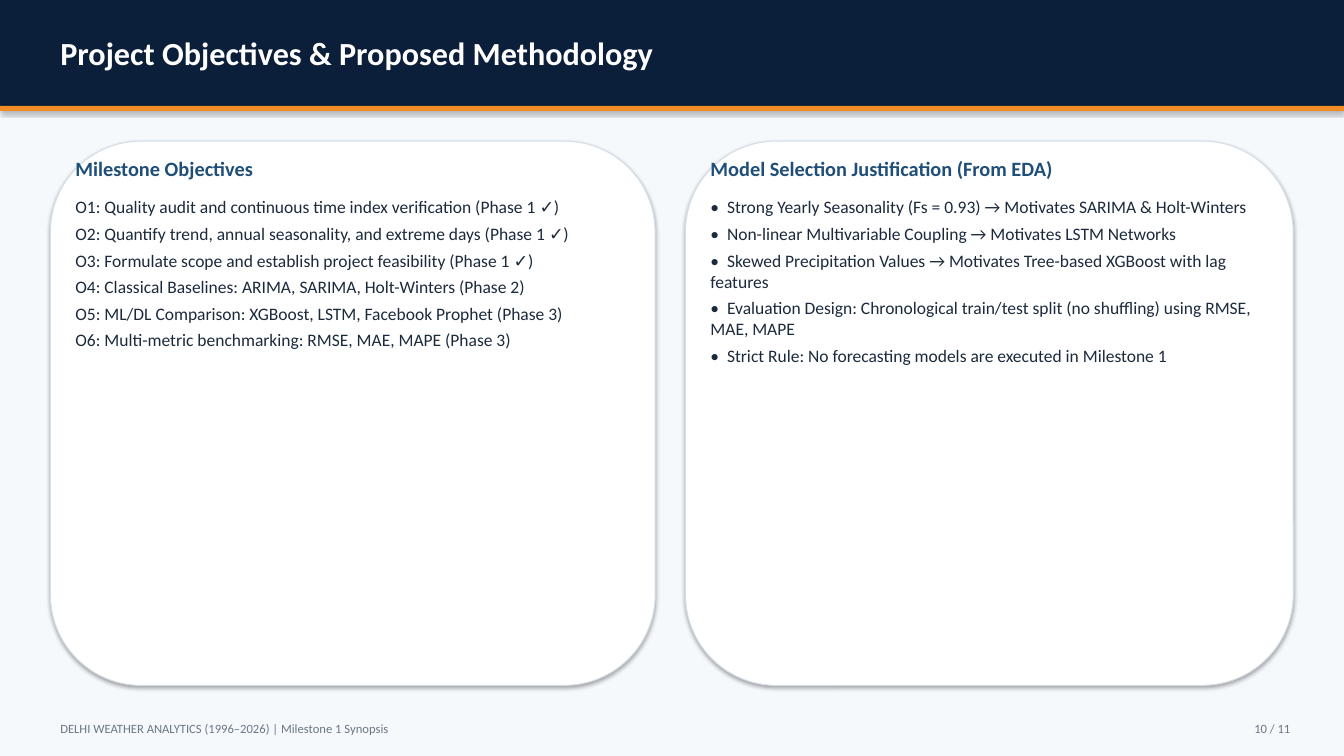
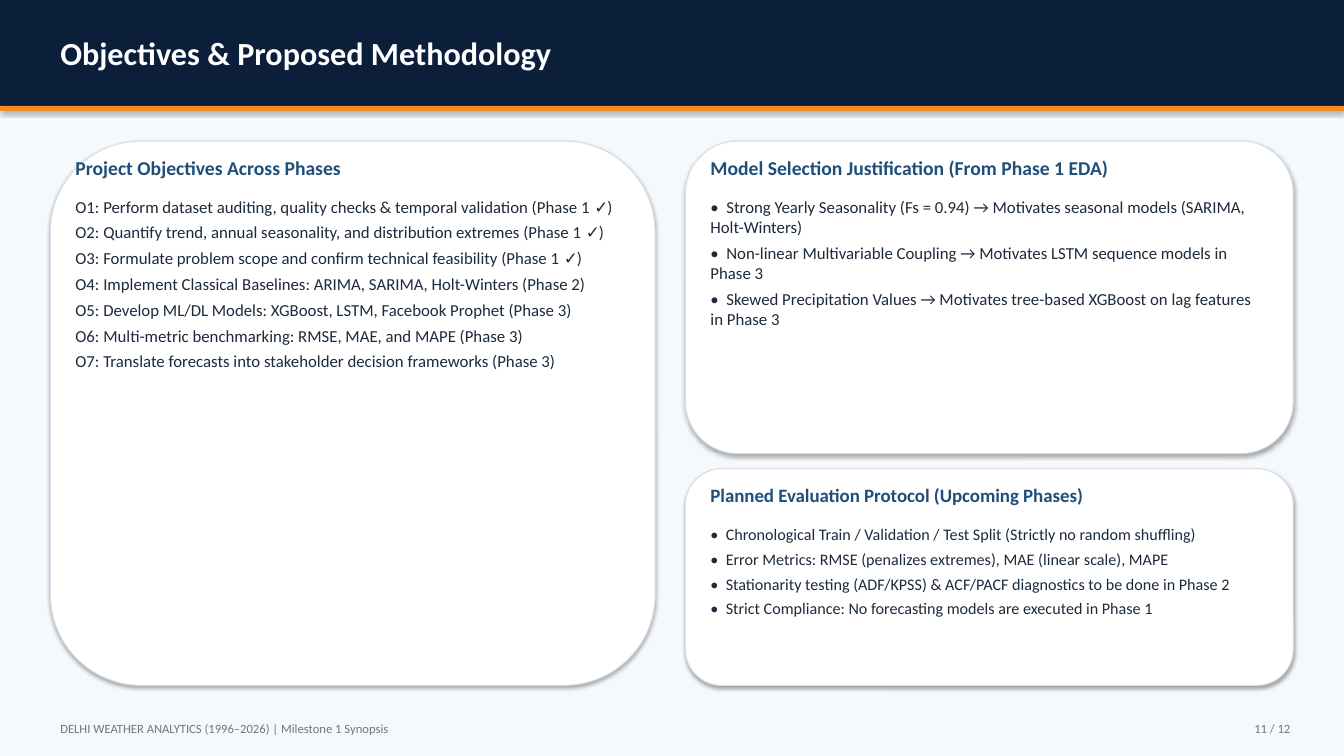
Before and after one commit to dhruvsaini-code/weather-forecasting, a slide deck: slide 11 of milestone1_output/Milestone1_Synopsis.pptx (slide 10 before the commit). Drawn at 1344x756 pixels with LibreOffice and Linux fonts; fonts in the diff are those of the drawing. Boxes give left, top, right and bottom in pixels: in the first picture for what was removed or moved away, otherwise in the second. Text is boxed around its words. In the diff, an @@ line names an element or a change of style, - is before the commit and + after.

Commit message:
fix: address 10 Milestone 1 evaluation review items (duplicate timestamps audit, 12-slide ceiling, dates, license, rubric-aligned review of systems)

```diff
--- a/milestone1_output/Milestone1_Synopsis.pptx
+++ b/milestone1_output/Milestone1_Synopsis.pptx
@@ text at <box>60,42,551,71</box>: text changed @@
-Project Objectives & Proposed Methodology
+Objectives & Proposed Methodology
@@ rounded rectangle: place and size @@
-rounded rectangle at <box>686,141,1294,686</box>
+rounded rectangle at <box>686,141,1294,454</box>
@@ text at <box>75,159,341,179</box>: text changed; size 14.5 to 14 pt @@
-Milestone Objectives
+Project Objectives Across Phases
@@ text at <box>710,160,1109,178</box>: text changed; size 14.5 to 14 pt @@
-Model Selection Justification (From EDA)
+Model Selection Justification (From Phase 1 EDA)
@@ text at <box>75,201,589,369</box>: text changed; size 12.5 to 12 pt @@
-O1: Quality audit and continuous time index verification (Phase 1 ✓)
-O2: Quantify trend, annual seasonality, and extreme days (Phase 1 ✓)
-O3: Formulate scope and establish project feasibility (Phase 1 ✓)
-O4: Classical Baselines: ARIMA, SARIMA, Holt-Winters (Phase 2)
-O5: ML/DL Comparison: XGBoost, LSTM, Facebook Prophet (Phase 3)
-O6: Multi-metric benchmarking: RMSE, MAE, MAPE (Phase 3)
+O1: Perform dataset auditing, quality checks & temporal validation (Phase 1 ✓)
+O2: Quantify trend, annual seasonality, and distribution extremes (Phase 1 ✓)
+O3: Formulate problem scope and confirm technical feasibility (Phase 1 ✓)
+O4: Implement Classical Baselines: ARIMA, SARIMA, Holt-Winters (Phase 2)
+O5: Develop ML/DL Models: XGBoost, LSTM, Facebook Prophet (Phase 3)
+O6: Multi-metric benchmarking: RMSE, MAE, and MAPE (Phase 3)
+O7: Translate forecasts into stakeholder decision frameworks (Phase 3)
@@ text at <box>710,201,1251,325</box>: text changed; size 12.5 to 12 pt @@
-• Strong Yearly Seasonality (Fs = 0.93) → Motivates SARIMA & Holt-Winters
-• Non-linear Multivariable Coupling → Motivates LSTM Networks
-• Skewed Precipitation Values → Motivates Tree-based XGBoost with lag features
-• Evaluation Design: Chronological train/test split (no shuffling) using RMSE, MAE, MAPE
-• Strict Rule: No forecasting models are executed in Milestone 1
+• Strong Yearly Seasonality (Fs = 0.94) → Motivates seasonal models (SARIMA, Holt-Winters)
+• Non-linear Multivariable Coupling → Motivates LSTM sequence models in Phase 3
+• Skewed Precipitation Values → Motivates tree-based XGBoost on lag features in Phase 3
@@ rounded rectangle added at <box>686,469,1294,686</box>, fill #FFFFFF, outline #D5DEE9 0.75 pt @@
@@ text added at <box>710,488,1083,506</box>, 13.5 pt, text #1F4E79, bold @@
+Planned Evaluation Protocol (Upcoming Phases)
@@ text added at <box>726,528,1229,617</box>, 11.5 pt, text #1B2A3C @@
+• Chronological Train / Validation / Test Split (Strictly no random shuffling)
+• Error Metrics: RMSE (penalizes extremes), MAE (linear scale), MAPE
+• Stationarity testing (ADF/KPSS) & ACF/PACF diagnostics to be done in Phase 2
+• Strict Compliance: No forecasting models are executed in Phase 1
@@ text at <box>1254,725,1291,733</box>: text changed @@
-10 / 11
+11 / 12
```
Also in this commit, not shown: 9 other slides changed, 2 slides added, 1 slide removed, 22 other files.
